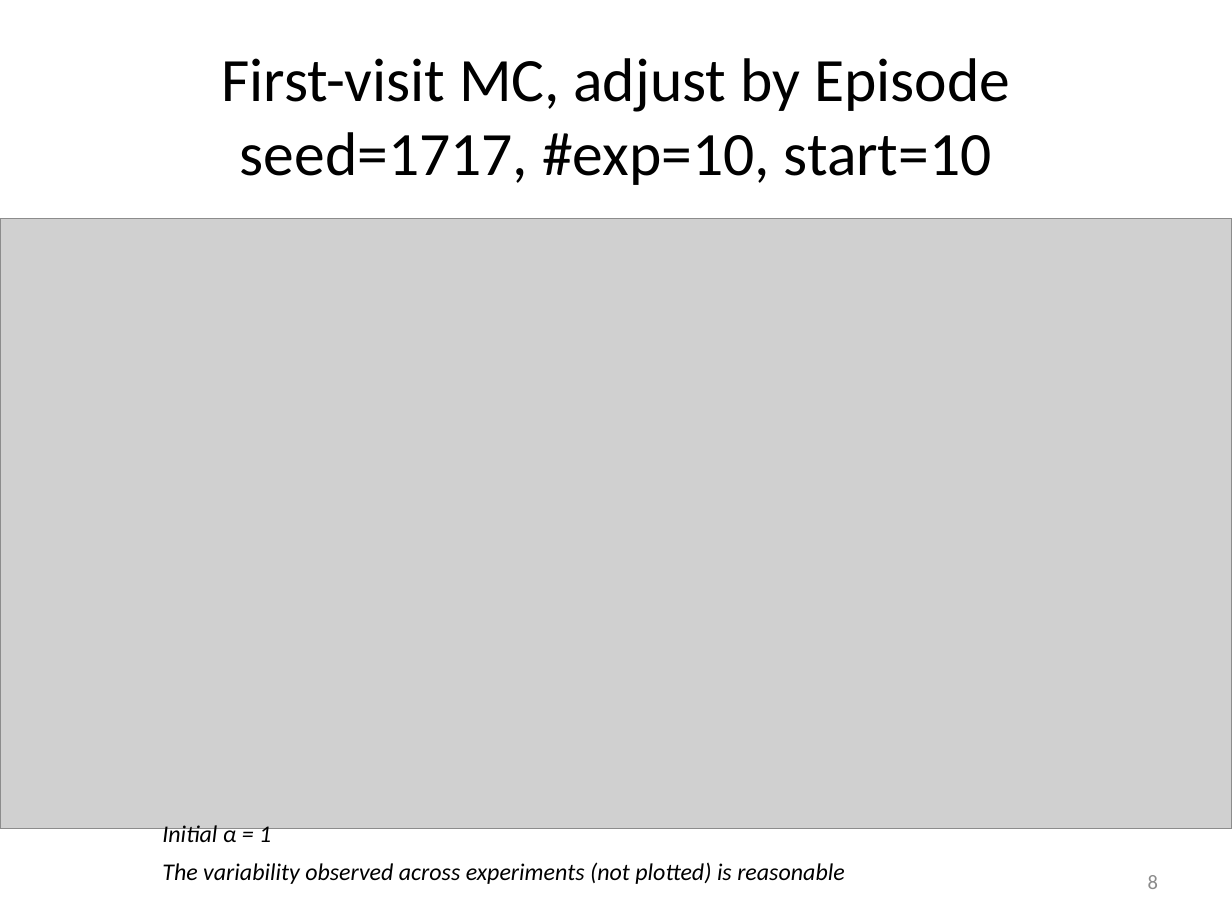
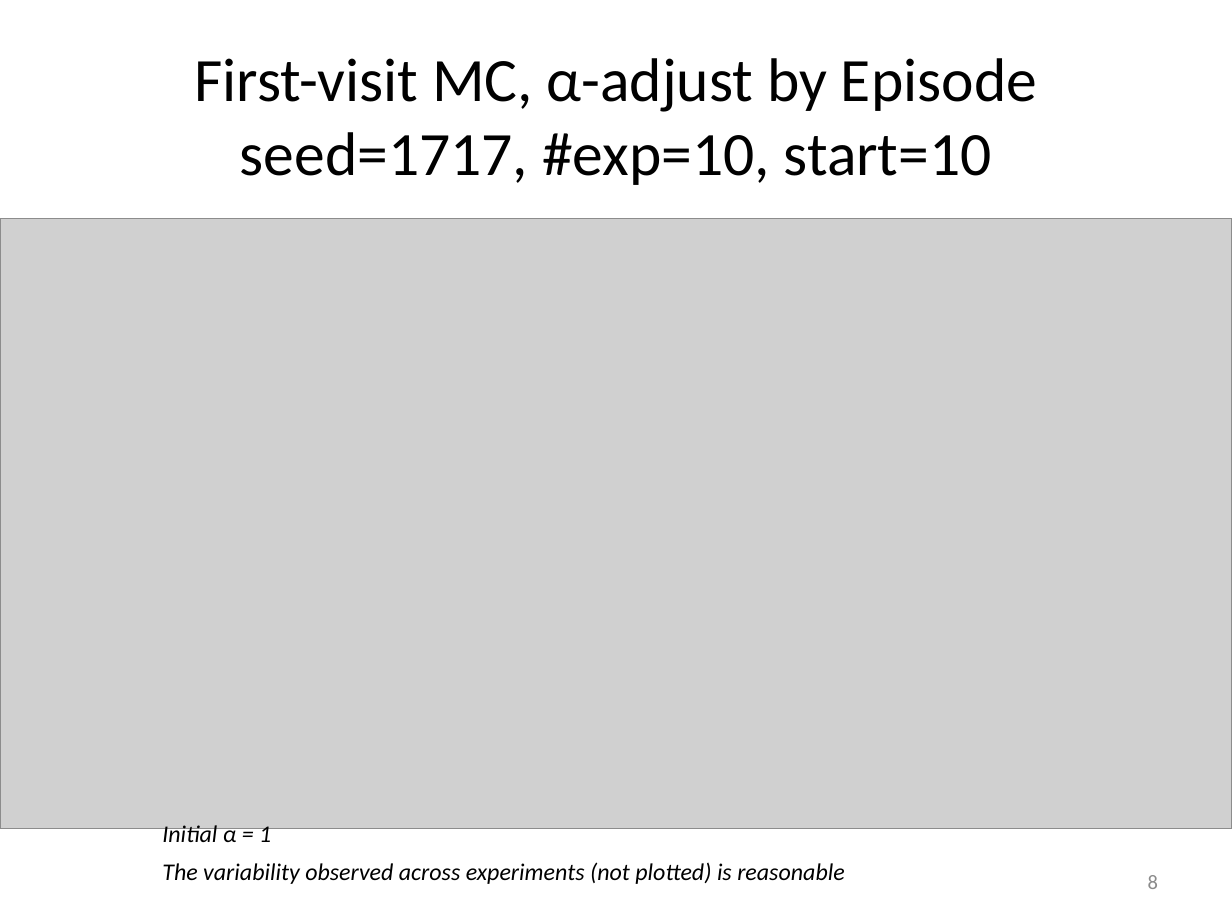
Before and after one commit to mastropi/RL, a slide deck: slide 8 of RL-001-MemoryManagement/results/202005May20-TestsTDLambda&AdaptiveTDLambda-1DGridworld.pptx. Drawn at 1232x924 pixels with LibreOffice and Linux fonts; fonts in the diff are those of the drawing; grey boxes stand for pictures. Boxes give left, top, right and bottom in pixels: in the first picture for what was removed or moved away, otherwise in the second. Text is boxed around its words. In the diff, an @@ line names an element or a change of style, - is before the commit and + after.

```diff
--- a/RL-001-MemoryManagement/results/202005May20-TestsTDLambda&AdaptiveTDLambda-1DGridworld.pptx
+++ b/RL-001-MemoryManagement/results/202005May20-TestsTDLambda&AdaptiveTDLambda-1DGridworld.pptx
@@ title at [194, 58, 1037, 185]: text changed @@
-First-visit MC, adjust by Episode
-seed=1717, #exp=10, start=10
+First-visit MC, α-adjust by Episode
+seed=1717, #exp=10, start=10
```
Also in this commit, not shown: 11 other slides changed, 11 slides added, 42 other files.
